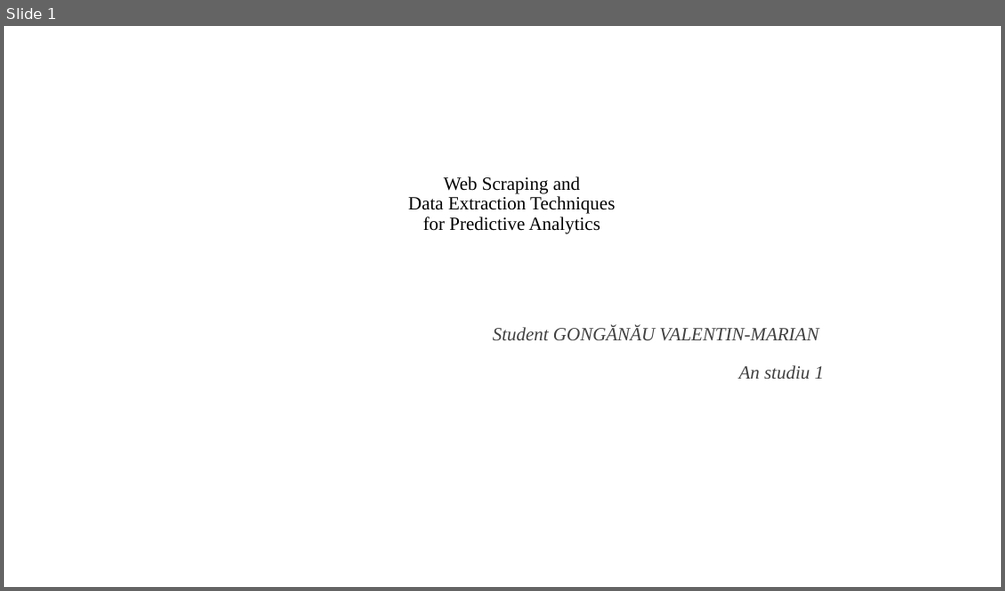
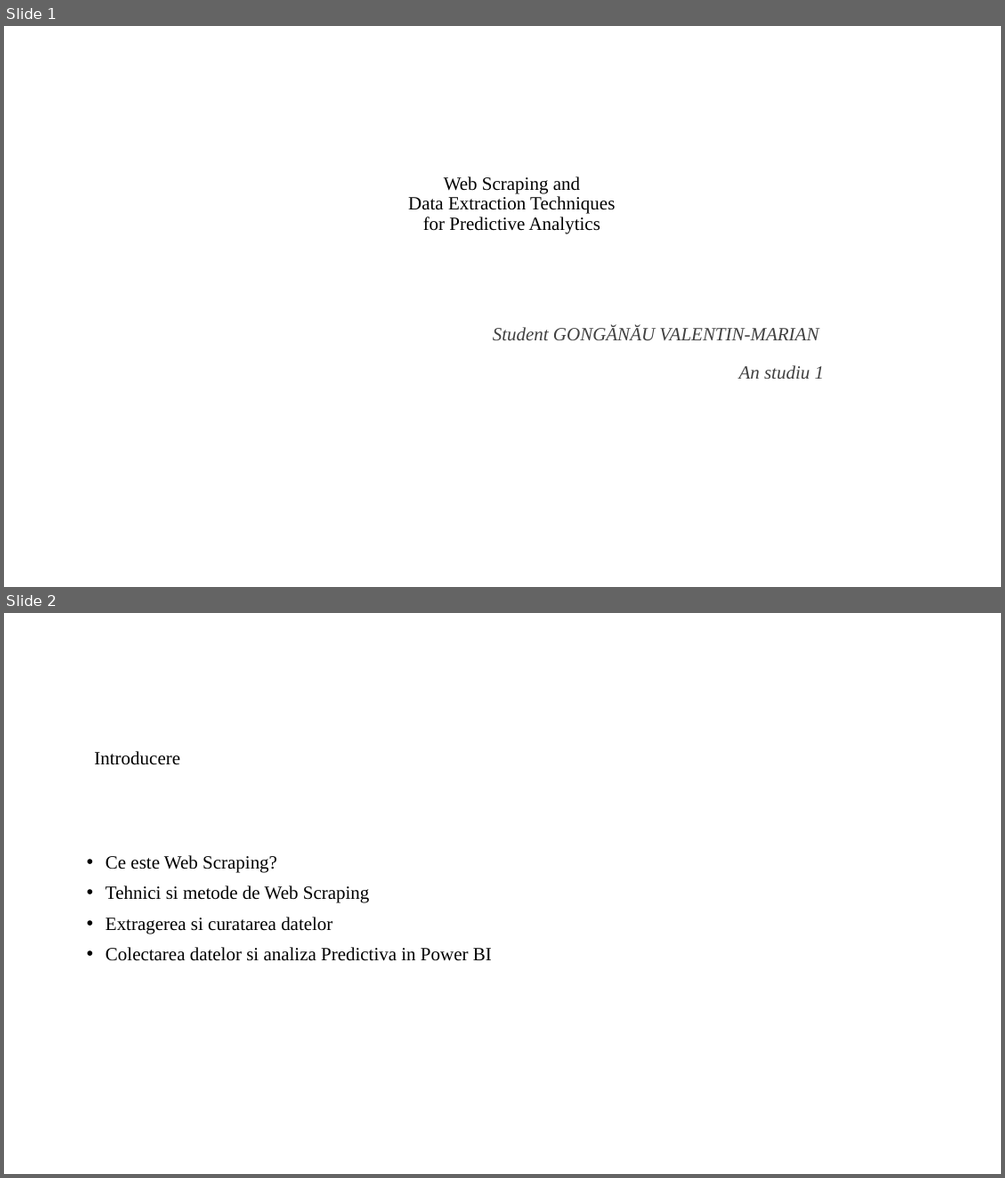
Before and after one commit to lucrari-ase-valentin-gonganau/SIIA---referat---Web-Scraping-and-Data-Extraction-Techniques-for-Predictive-Analytics, a slide deck: prezentare.pptx. Shown one above the other, each under a label of ours: slide 1 before the commit, slides 1 and 2 after it. The pictures are 1005x591 and 1005x1178 pixels, drawn with LibreOffice and Linux fonts; fonts in the diff are those of the drawing. Boxes give left, top, right and bottom in pixels: in the first picture for what was removed or moved away, otherwise in the second. Text is boxed around its words. In the diff, an @@ line names an element or a change of style, - is before the commit and + after.

```diff
--- a/prezentare.pptx
+++ b/prezentare.pptx
@@ slide 2 added at box(4, 613, 1001, 1174), background #FFFFFF @@
@@ title added at box(94, 751, 180, 765), 18 pt, text #000000 @@
+Introducere
@@ text added at box(105, 855, 492, 961), 18 pt, text #000000 @@
+• Ce este Web Scraping?
+• Tehnici si metode de Web Scraping
+• Extragerea si curatarea datelor
+• Colectarea datelor si analiza Predictiva in Power BI
```
Also in this commit, not shown: 4 slides changed, 1 slide removed, 1 other file.
